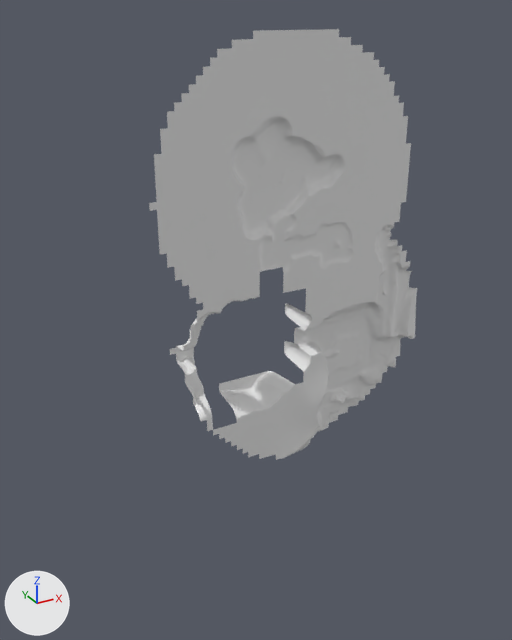
The glTF model public/game/cinematics/engine/maps/Ferris4/terrain.glb as it was, and as the next commit left it.
Camera for both pictures: a camera (50 mm lens) standing at (1066.0, -671.0, 1556.0) and looking at (1456.0, 37.0, 1202.0). Lighting does not change. The marker at lower left points along +X, +Y and +Z. The first picture is the older version. Materials are left out; every surface is plain grey. Vertices at exactly the same position are counted once.

The first picture shows 'terrain'.
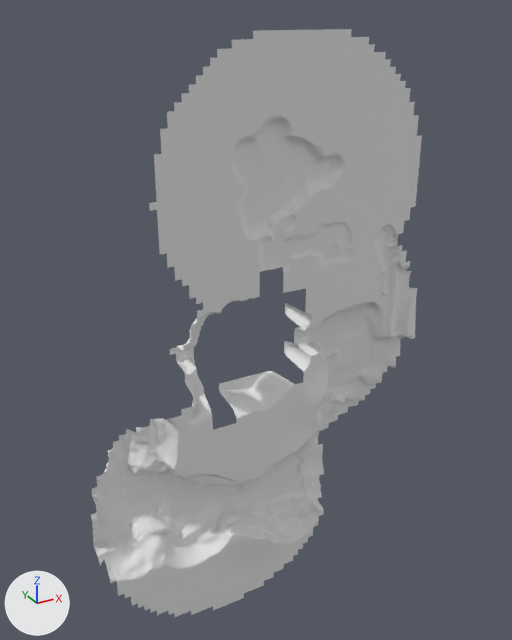
The change, as a list of edits to the scene's bpy script:
```text
Change me_terrain:
    used by ob_terrain; location = (0.0, 0.0, 0.0)
    remove me_terrain.from_pydata(...)  # 26390 vertices, 51826 faces; spans x 1312.0..1680.0, y -7.0..51.0, z 1008.0..1536.0
    add me_terrain.from_pydata(...)  # 49159 vertices, 97113 faces; spans x 1224.0..1680.0, y -7.0..51.0, z 800.0..1536.0
    me_terrain part 1: 22404 vertices added at x 1224.0..1560.0, y -7.0..49.0, z 800.0..1128.0
    me_terrain part 2: 365 vertices added at x 1540.0..1664.0, y 0.0..7.0, z 1289.0..1536.0
```

Changed parts and their boxes (x1, y1, x2, y2) in the pictures (512 x 640 px):
'terrain', reshaped (23% wider, 36% taller): before (149, 29, 417, 460); after (91, 29, 422, 617)
part 1 of me_terrain, added: after (91, 401, 324, 617)
part 2 of me_terrain, added: after (339, 29, 422, 240)
